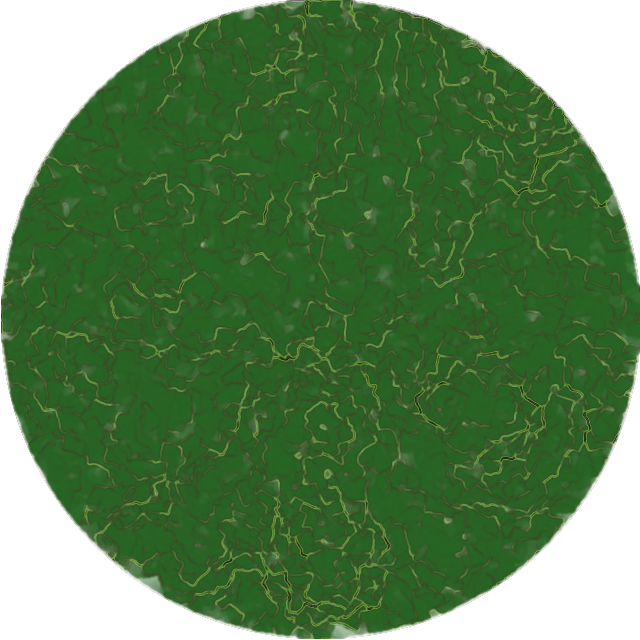
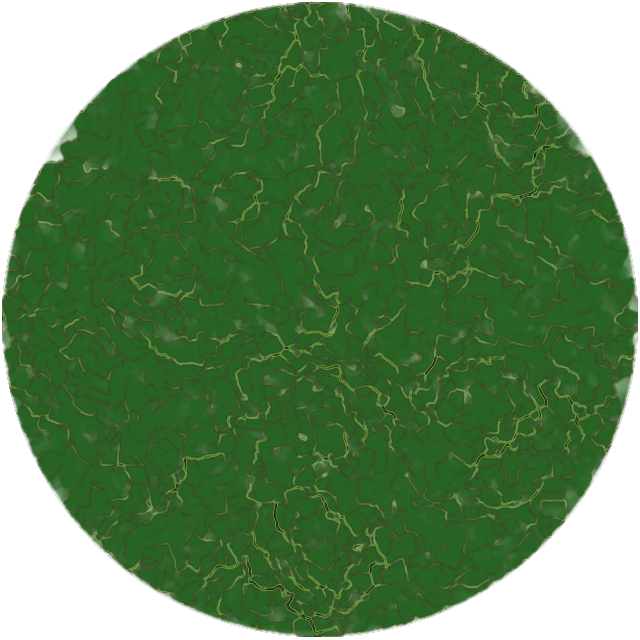
Revision of a layered (640, 640) image; what changed, layer by layer:
painted on "Lava Layer" over [1, 0, 640, 639]
